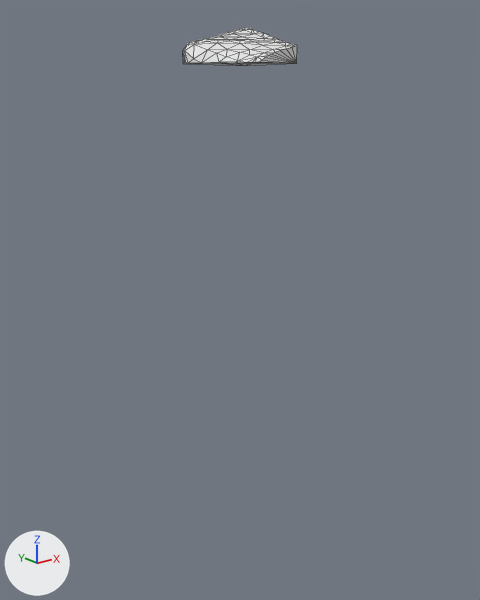
What one commit did to the glTF model assets/terrain/surface_pieces/surf_5_17.glb.
Both versions are drawn from a 50 mm camera at (-109.8, -11.7, -1.7) aimed at (-82.3, 22.7, -15.4). The lights are fixed; the arrows at lower left show +X, +Y and +Z. The older version comes first. Mesh edges are drawn as thin lines. Where no turn or scale is listed for an object, it has been applied to the vertices.

The first picture shows 'geometry_0'.
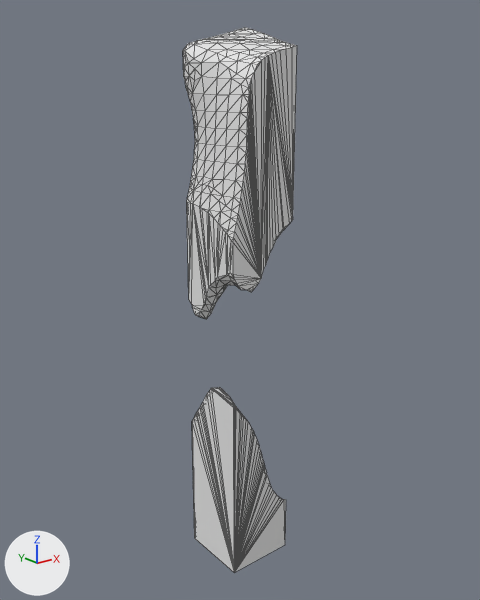
Where the change shows, as pixel boxes [x1, y1, x2, y2] in the pictures (480 x 600 px):
```json
{"object": "geometry_0", "change": "reshaped", "before": [183, 27, 297, 66], "after": [183, 27, 297, 572], "on screen": "1265% taller"}
{"part": 1, "of": "me_geometry_0", "change": "added", "after": [192, 387, 286, 572]}
{"part": 2, "of": "me_geometry_0", "change": "built on", "before": [183, 46, 297, 66], "after": [183, 46, 297, 319]}
```

The change, as JSON lines over the scene's bpy script:
```json
{"block": "me_geometry_0", "where": "# used by ob_geometry_0; location = (0.0, 0.0, 0.0)"}
{"op": "remove", "block": "me_geometry_0", "code": "me_geometry_0.from_pydata(...)  # 96 vertices, 188 faces; spans x -85.0..-80.0, y 20.0..25.0, z 0.0..2.39"}
{"op": "add", "block": "me_geometry_0", "code": "me_geometry_0.from_pydata(...)  # 534 vertices, 1060 faces; spans x -85.0..-80.0, y 20.0..25.0, z -35.0..2.39"}
{"block": "me_geometry_0", "change": "me_geometry_0 part 1: a new loose piece of 190 vertices spanning x -85.0..-80.0, y 20.0..25.0, z -35.0..-20.83"}
{"block": "me_geometry_0", "change": "me_geometry_0 part 2: 4 vertices moved from x -84.9..-82.94, y 20.0..24.5, z 0.0 to x -84.73..-83.12, y 20.0..24.12, z -0.63..-0.12; 14 vertices removed from x -85.0..-80.0, y 20.0..25.0, z 0.0; 262 vertices added at x -85.0..-80.0, y 20.0..25.0, z -16.64..-0.06"}
```
